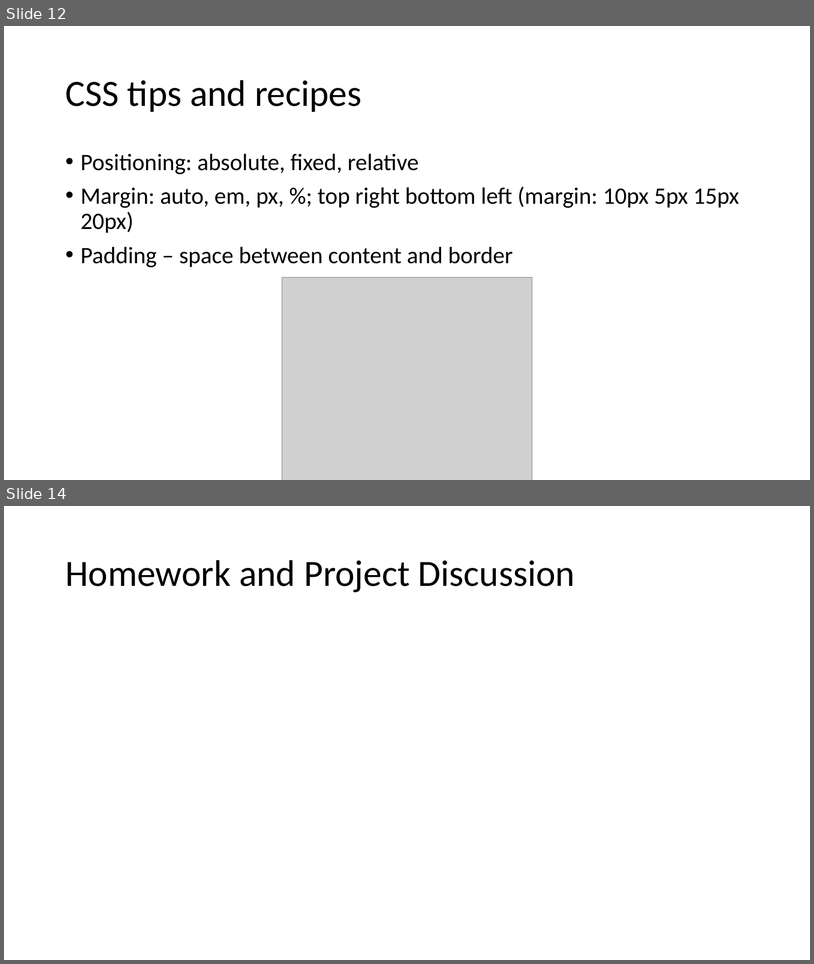
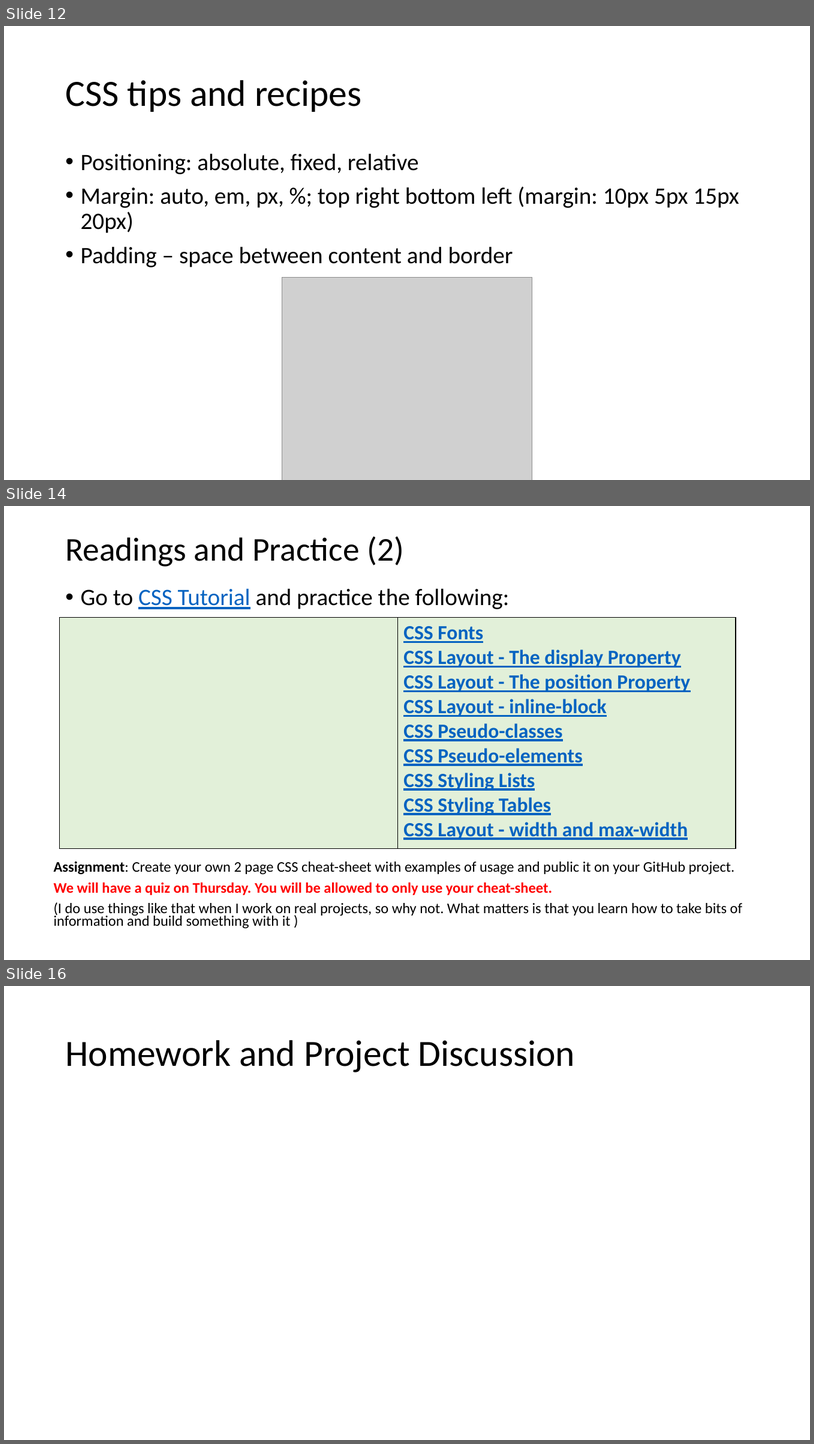
Before and after one commit to eugen8/GrandviewClass2019, a slide deck: Lesson4/Lesson 4.pptx. Shown one above the other, each under a label of ours: slides 12 and 14 before the commit, slides 12, 14 and 16 after it; the slides between them are not shown. The pictures are 814x964 and 814x1444 pixels, drawn with LibreOffice and Linux fonts; fonts in the diff are those of the drawing; grey boxes stand for pictures. Boxes give left, top, right and bottom in pixels: in the first picture for what was removed or moved away, otherwise in the second. Text is boxed around its words. In the diff, an @@ line names an element or a change of style, - is before the commit and + after.

```diff
--- a/Lesson4/Lesson 4.pptx
+++ b/Lesson4/Lesson 4.pptx
@@ slide 14 added at [4, 506, 810, 960], background #FFFFFF @@
@@ title added at [65, 536, 404, 567], 39.6 pt, text #000000 @@
+Readings and Practice (2)
@@ text added at [81, 588, 510, 609], 28 pt, text #000000 @@
+• Go to CSS Tutorial and practice the following:
@@ table added at [60, 618, 736, 848], 1 rows, 2 columns @@
+ | CSS Fonts / CSS Layout - The display Property / CSS Layout - The position Property / CSS Layout - inline-block / CSS Pseudo-classes / CSS Pseudo-elements / CSS Styling Lists / CSS Styling Tables / CSS Layout - width and max-width
@@ text added at [54, 861, 743, 928], 17.5 pt, text #000000 @@
+Assignment: Create your own 2 page CSS cheat-sheet with examples of usage and public it on your GitHub project.
+We will have a quiz on Thursday. You will be allowed to only use your cheat-sheet.
+(I do use things like that when I work on real projects, so why not. What matters is that you learn how to take bits of information and build something with it )
@@ what was slide 14 is now slide 16 @@
```
Also in this commit, not shown: 3 slides changed, 1 other slide added, 7 other files.
